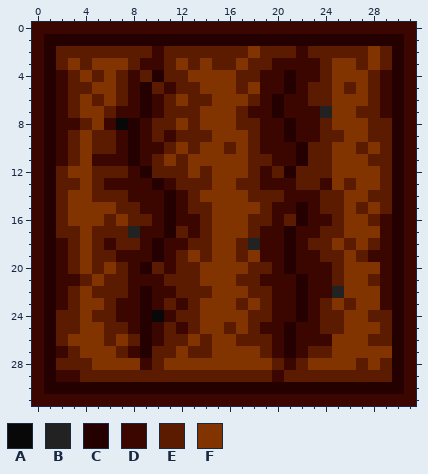
Pixel-art sprite: data/DATA/farm/src/farmland_wet.png. The first picture shows the starting point.
The file is 32x32 pixels.
Palette (. is transparent): A #080808  B #222222  C #240000  D #3b0500  E #5a1b00  F #813300
Pixels before, first column x 0:
 0 DDDDDDDDDDDDDDDDDDDDDDDDDDDDDDDD
 1 DCCCCCCCCCCCCCCCCCCCCCCCCCCCCCCD
 2 DCEEEEEEEEDEEEEEEEFEEEDEEEEEFECD
 3 DCEFEFFFEDDEFEFEEFEEDDDDEFFEFECD
 4 DCDEFEFEDECEEFFFFEEDDCDDEFFFEDCD
 5 DCDEEFFEDCEDEEFFFEFDDCDEEFEFEDCD
 6 DCDEFEFEDCDEFEEFFFEDCDDEEFFFEDCD
 7 DCDEFFEDDCDEEEFFFEDDCDDDBFFEEDCD
 8 DCDDEFDACDEEFEFFFEEDDCDDEFFFEECD
 9 DCDEFEEDCDEDEEEFFFEDDCDDEEFFEECD
10 DCDEFEEDCDDEFEFFEFEDDDCEEFFEFECD
11 DCDEFDDDCDEFEFFFFFEEDDCEEFFFEECD
12 DCEFFEEEDCEEEFEFFFEDECEEEFFFFECD
13 DCEEFEDDDDCDEEEFFEEDDDEEDFEFFECD
14 DCEFFEEEDDDCDEFFFFEEEDDDEEFFEECD
15 DCEFFFFEEDDCDEEFFFFEDDCDEEFEFECD
16 DCEFFFEFEEDCDDEFFFEEDECDDEFFEDCD
17 DCEEFEEEBDDCEDEFFFEDDCDDEEFFFDCD
18 DCDEFEDEEDCDDEEFFEBDDCDEEFEFEDCD
19 DCDEFEEDDDCDEFEFFEFDDCDDEEFEDDCD
20 DCDEFEFEDCEDEEFFFFEEDCDDDEFFFDCD
21 DCDDEFEEDDDEEEFFFEEDDDCDDEFFEDCD
22 DCDEFEEEDCDDEEEFFFEEDDCDDBFFFDCD
23 DCDEFFEDDCDEDEFFFEFEDDCDEFEFFDCD
24 DCEEFEEDDCADEEFFFFEEDDCDEEFFEECD
25 DCEEFFEEDCDEDEFFEFEDDCDDEEFFFECD
26 DCEFFFEFECDEEFEFFEEEDCDDDFFFEECD
27 DCDEFFFEDCEEFEEFFFFEDCDEEFFFFFCD
28 DCEEEFFFFDEFFFFFFFFFEDEFFFFEFECD
29 DCDDEEEEEEEEEEEEEEEEDEEEEEEEEECD
30 DCCCCCCCCCCCCCCCCCCCCCCCCCCCCCCD
31 DDDDDDDDDDDDDDDDDDDDDDDDDDDDDDDD
Now the later version:
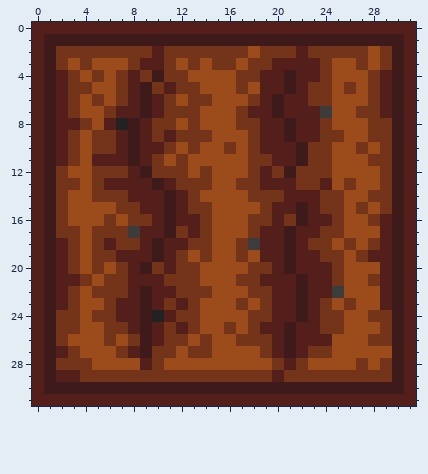
Changes in this commit:
colour A: #080808 -> #222222
colour B: #222222 -> #3c3c3c
colour C: #240000 -> #3e1a1a
colour D: #3b0500 -> #541e1a
colour E: #5a1b00 -> #74341a
colour F: #813300 -> #9b4c1a
Pixel boxes of the changes (left, top, right, bottom) in both pictures:
changed: (32, 22, 416, 406)
